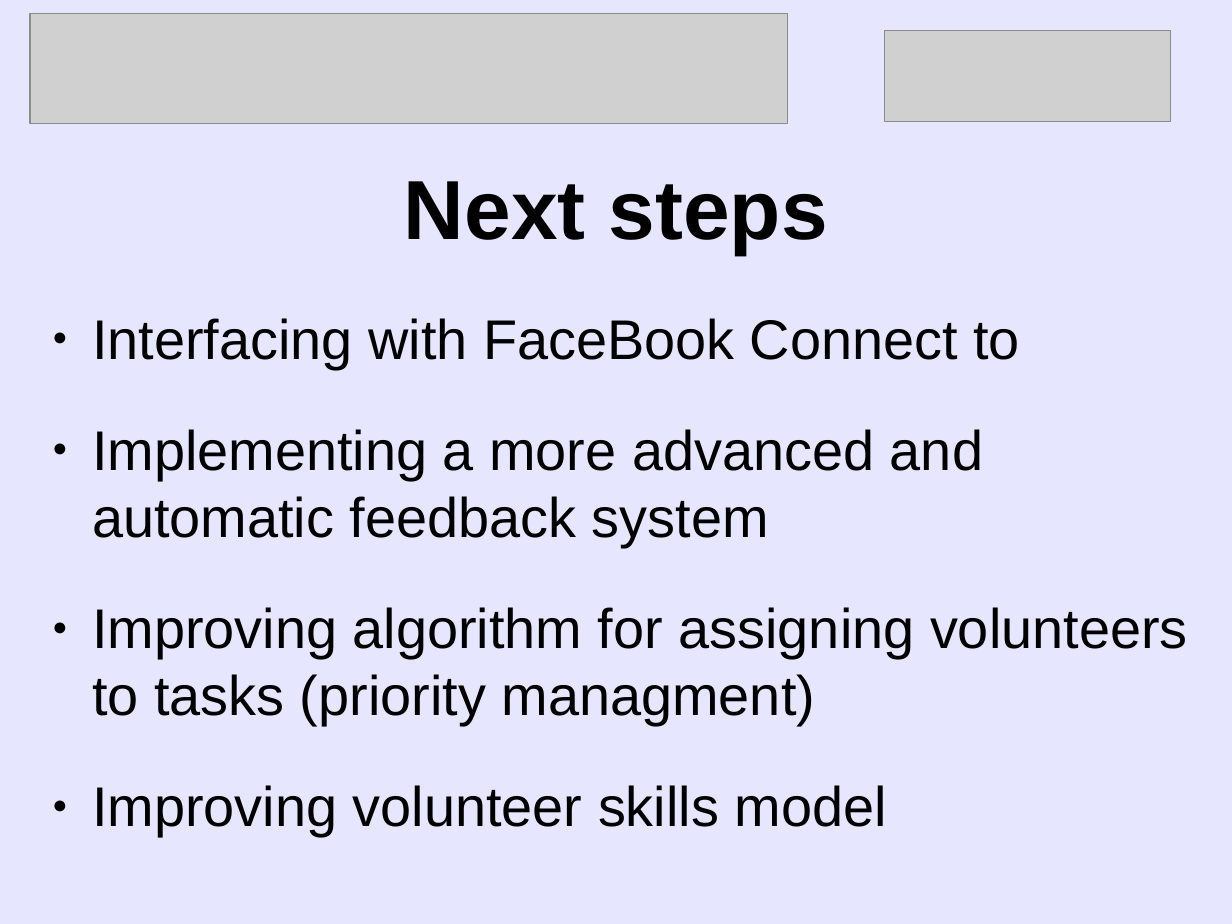
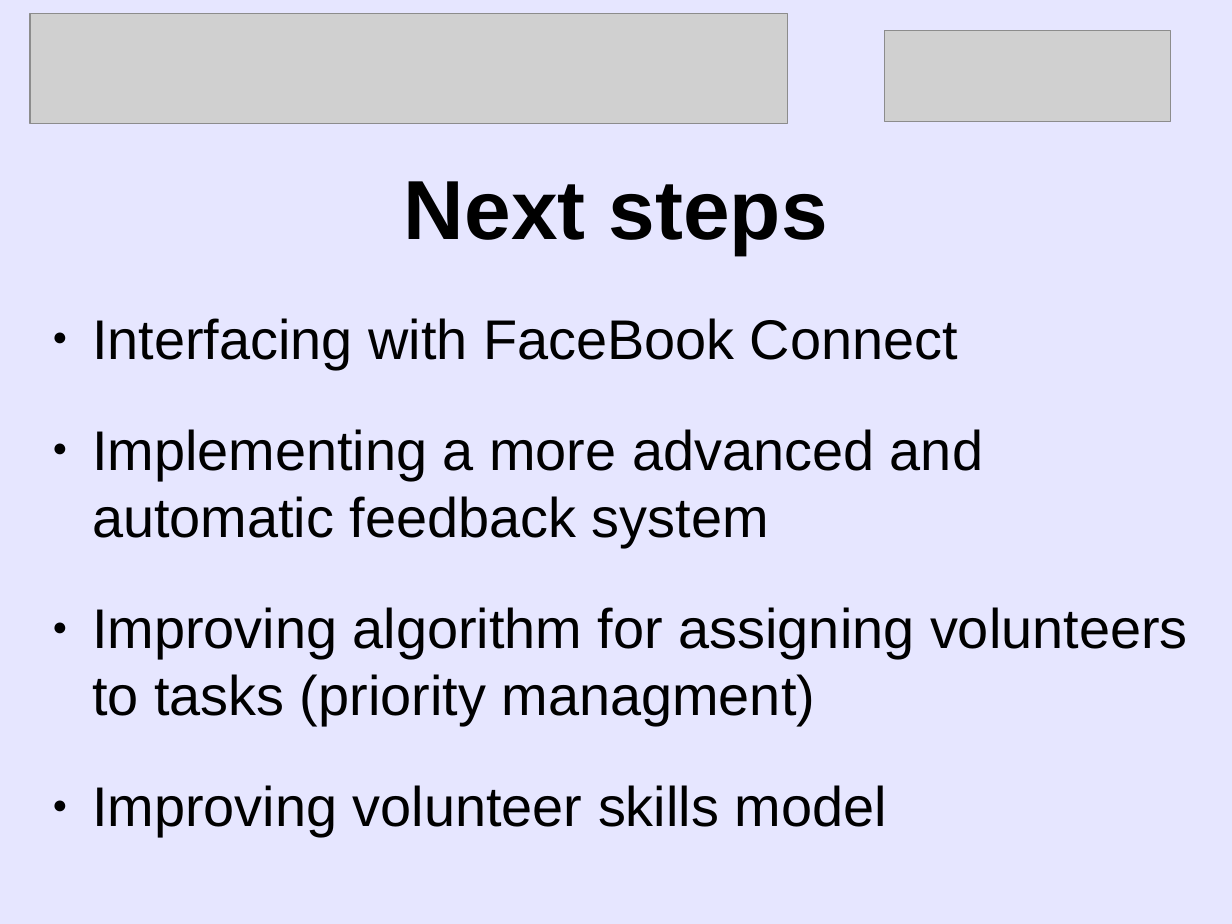
Before and after one commit to pollo/volunteers-management, a slide deck: slide 6 of docs/volnet.odp. Drawn at 1232x924 pixels with LibreOffice and Linux fonts; fonts in the diff are those of the drawing; grey boxes stand for pictures. Boxes give left, top, right and bottom in pixels: in the first picture for what was removed or moved away, otherwise in the second. Text is boxed around its words. In the diff, an @@ line names an element or a change of style, - is before the commit and + after.

```diff
--- a/docs/volnet.odp
+++ b/docs/volnet.odp
@@ text at (92,318,958,369): text changed @@
-● Interfacing with FaceBook Connect to
+● Interfacing with FaceBook Connect
```
Also in this commit, not shown: 1 other slide changed, 1 other file.
